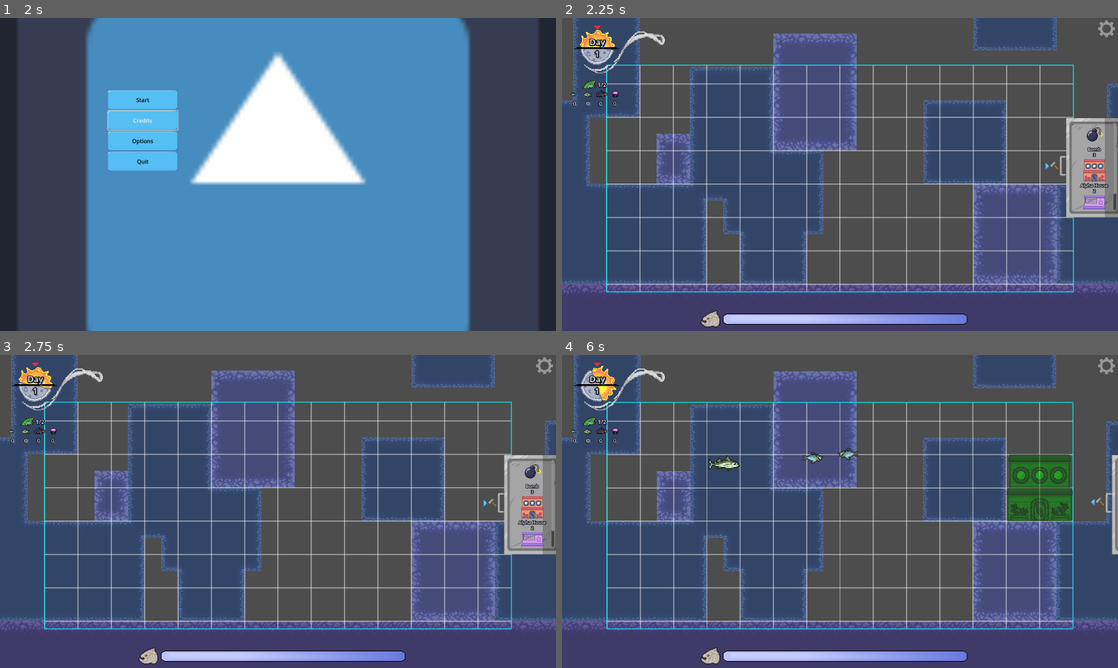
Above: before the commit, frames 1-4 (two rows, left to right).
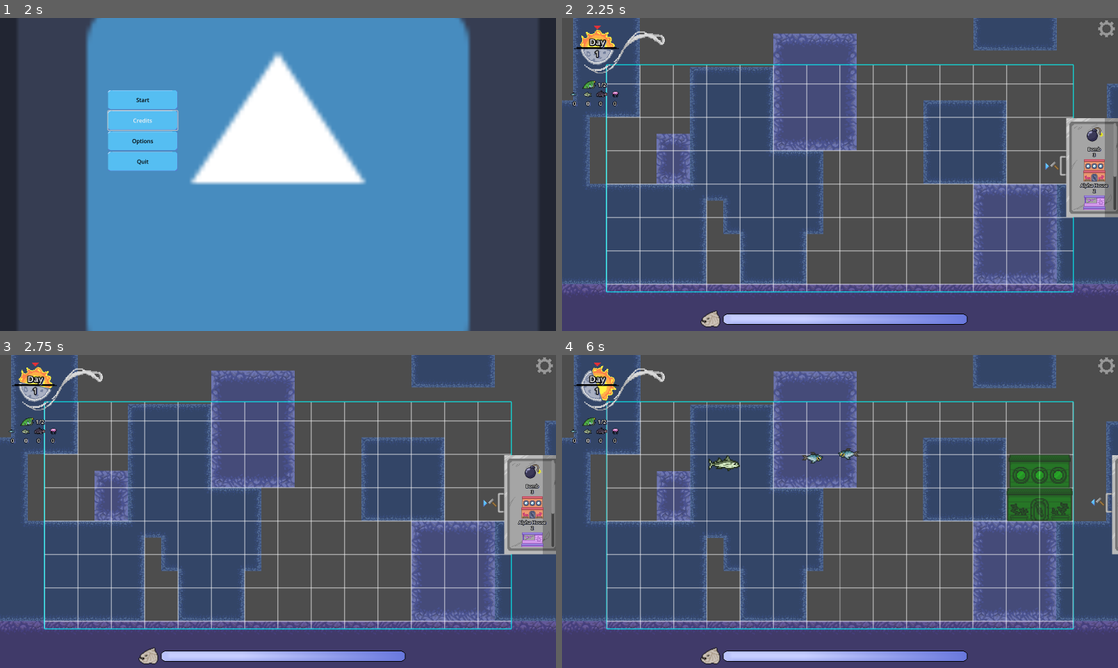
Above: after the commit, the same moments.

Repository: Glue-N-Wrench/built-for-scales
Game: Godot game, scene res://PlayableScenes/MainMenu.tscn
The game is run twice, just before and just after one commit, with the same random seed, the same clock (stepped at 60 frames per second) and the same inputs. The engine's default icon, where the game draws it, is replaced by a stand-in: a white triangle on a blue panel in a dark square.
Inputs (mouse positions are in pixels of both pictures, inside the frame that each line leads up to):
- Up to frame 1 (2 s): click "Credits" at 0.5 s; click "back" at 1.25 s
- Up to frame 2 (2.25 s): click "Start" at 2 s
- Up to frame 3 (2.75 s): no input
- Up to frame 4 (6 s): click "Bomb" at 2.75 s; click "Alpha House" at 3.5 s; click "Beta House" at 4.25 s; click (1095, 586) at 5 s, where only the run after the commit has a clickable "3x2 Charley House"; click (1051, 502) at 5.75 s

Frame 1 is identical in both runs. In frame 2, 0.6% of the frame differs, in the area x 7-100%, y 14-88%; in frame 3, 0.6%; in frame 4, 1.1%, in the area x 7-93%, y 14-88%.

Commit message:
house fix polish

Diff:
--- a/Globals/Managers/InventoryManager.gd
+++ b/Globals/Managers/InventoryManager.gd
@@ -30,7 +30,7 @@
 		"3x2 Charley House",
 		"3x2 house for big catfish",
 		1,
-		preload("res://assets/Houses/house_3x1_b.png"),
+		preload("res://assets/Houses/house_3x2_a.png"),
 		preload("res://Objects/Houses/Objects/big_house_a.tscn"),
 		1,
 	),
@@ -43,6 +43,7 @@
 	0:3,
 	1:2,
 	2:1,
+	3:1,
 }
 
 func addItems(key, amount):
--- a/MainCamera.gd
+++ b/MainCamera.gd
@@ -4,7 +4,6 @@
 var cameraZoomOutStep = 0.001
 const cameraVerticalSpeed = 150
 
-
 func _process(delta):
 	zoom -= Vector2(cameraZoomOutStep * delta, cameraZoomOutStep * delta)
 	position.y -= cameraZoomOutStep * cameraVerticalSpeed * delta
--- a/Objects/Houses/BaseHouse.gd
+++ b/Objects/Houses/BaseHouse.gd
@@ -9,7 +9,7 @@
 @export var max_fish_size: int = 0;
 @export var distToGround:int = 64 #in pixels #used for "in the floor" calculation
 @export var offset:Vector2 = Vector2(0,0) #in pixels
-# ^ offset is to help prevent odd-width buildings takeing up half squares
+
 var current_fish = {
 	0:[]
 };
--- a/Objects/Houses/Objects/big_house_a.tscn
+++ b/Objects/Houses/Objects/big_house_a.tscn
@@ -7,6 +7,7 @@
 [node name="BaseHouse2" instance=ExtResource("1_v8scn")]
 fish_capacity = 1
 max_fish_size = 2
+offset = Vector2(32, 0)
 shape = ExtResource("2_ls76s")
 
 [node name="Sprite2D" parent="." index="1"]
--- a/UI/BuldingMenu/PlacementController.gd
+++ b/UI/BuldingMenu/PlacementController.gd
@@ -13,6 +13,7 @@
 			selectedObject.queue_free()
 	selectedObjectID = selection
 	selectedObject = InventoryManager.Buildings[selection].packedScene.instantiate()
+	selectedObject.position = selectedObject.offset
 	add_child(selectedObject)
 	select_house_sfx.play()
 
--- a/UI/grid.gd
+++ b/UI/grid.gd
@@ -4,11 +4,20 @@
 
 const lineColor = Color(1,1,1,0.5)
 const borderColor = Color(0,1,1,0.7)
+
+var gridGrowSpeed = 0.3 #px/s
+
+func _process(delta):
+	ViewManager.gridLimitSides += delta * gridGrowSpeed
+	ViewManager.gridLimitTop -= delta * gridGrowSpeed
+	queue_redraw()
+
+
 func _draw():
-	var startOffsetX = -ViewManager.gridLimitSides % ViewManager.gridSize.y
+	var startOffsetX = fmod(-ViewManager.gridLimitSides, ViewManager.gridSize.y)
 	for xPos in range(-ViewManager.gridLimitSides-startOffsetX,ViewManager.gridLimitSides,ViewManager.gridSize.x):
 		draw_line(Vector2(xPos,ViewManager.floor),Vector2(xPos, ViewManager.gridLimitTop),lineColor,2)
-	var startOffsetY = ViewManager.gridLimitTop % ViewManager.gridSize.y
+	var startOffsetY = fmod(ViewManager.gridLimitTop, ViewManager.gridSize.y)
 	for yPos in range(ViewManager.gridLimitTop-startOffsetY,ViewManager.floor,ViewManager.gridSize.y):
 		draw_line(Vector2(-ViewManager.gridLimitSides,yPos),Vector2(ViewManager.gridLimitSides,yPos),lineColor,2)
 	draw_line(Vector2(-ViewManager.gridLimitSides,ViewManager.floor), Vector2(-ViewManager.gridLimitSides,ViewManager.gridLimitTop), borderColor,2)#right
